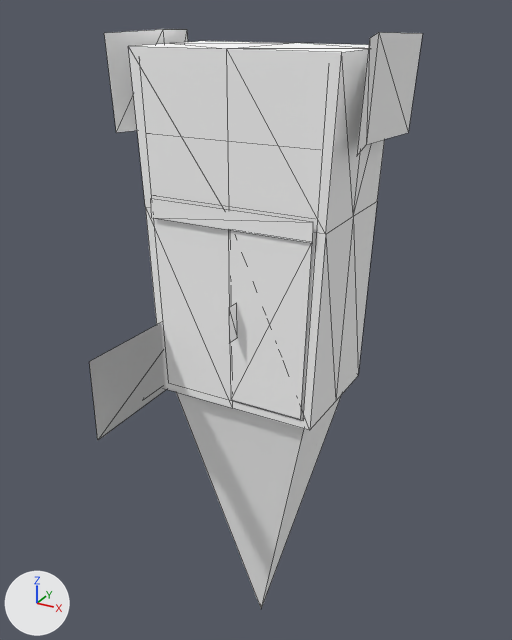
The glTF model public/3d/item/model__item__room.ofs_3833_0/3833kg3_ser14.gltf as it was, and as the next commit left it.
The view is the same before and after, from a camera (50 mm lens) standing at (1.19, -2.22, 1.51) and looking at (0.01, -0.07, 0.44). Every picture has the same lights, and +X, +Y and +Z are marked at lower left. The older version comes first. Mesh edges are drawn as thin lines.

The scene before the commit, as lines of its bpy script (objects in view):
```python
mat_ser14_0 = principled_material('ser14_0')
mat_ser14_0.base_color = (1.0, 1.0, 1.0)  # white #ffffff
mat_ser14_0.roughness = 1.0
mat_ser14_1 = principled_material('ser14_1')
mat_ser14_1.base_color = (1.0, 1.0, 1.0)  # white #ffffff
mat_ser14_1.roughness = 1.0
mat_ser14_2 = principled_material('ser14_2')
mat_ser14_2.base_color = (1.0, 1.0, 1.0)  # white #ffffff
mat_ser14_2.roughness = 1.0
me_3833kg3_ser14 = bpy.data.meshes.new('3833kg3_ser14')
me_3833kg3_ser14.from_pydata(...)  # 76 vertices, 69 faces; spans x -0.47..0.46, y -0.64..0.24, z -1.08..1.45
# faces by material slot: [27, 32, 10]
me_3833kg3_ser14.materials.append(mat_ser14_2)  # white #ffffff
me_3833kg3_ser14.materials.append(mat_ser14_0)  # white #ffffff
me_3833kg3_ser14.materials.append(mat_ser14_1)  # white #ffffff
ob_3833kg3_ser14 = bpy.data.objects.new('3833kg3_ser14', me_3833kg3_ser14)
ob_3833kg3_ser14.location = (0.0, 0.0, 0.0)
```
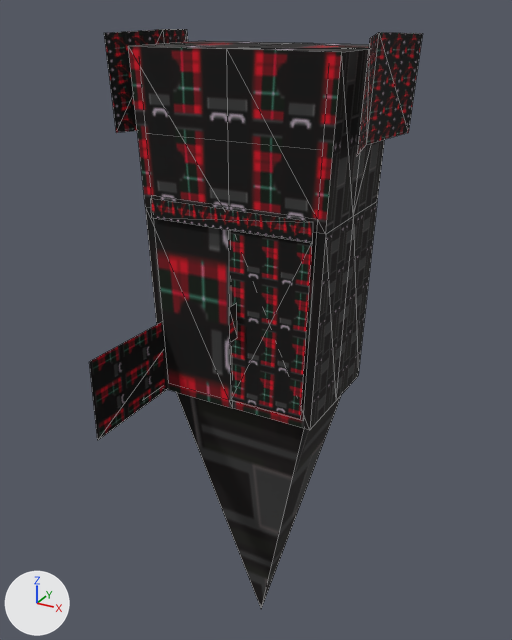
What the commit changed:
Picture 'ser14_1' (img_ser14_1) is new.
Picture 'ser14_0' (img_ser14_0) is new.
Picture 'ser14_2' (img_ser14_2) is new.
In material 'ser14_2' (mat_ser14_2), base_color is no longer (1.0, 1.0, 1.0), white #ffffff.
In material 'ser14_2' (mat_ser14_2), texture is now set to img_ser14_2.
In material 'ser14_0' (mat_ser14_0), base_color is no longer (1.0, 1.0, 1.0), white #ffffff.
In material 'ser14_0' (mat_ser14_0), texture is now set to img_ser14_0.
In material 'ser14_1' (mat_ser14_1), base_color is no longer (1.0, 1.0, 1.0), white #ffffff.
In material 'ser14_1' (mat_ser14_1), texture is now set to img_ser14_1.

Pixel boxes [x1, y1, x2, y2] of what changed, in the pictures (512 x 640 px):
'3833kg3_ser14', surface changed (white to black)
    both: [89, 29, 423, 608]
